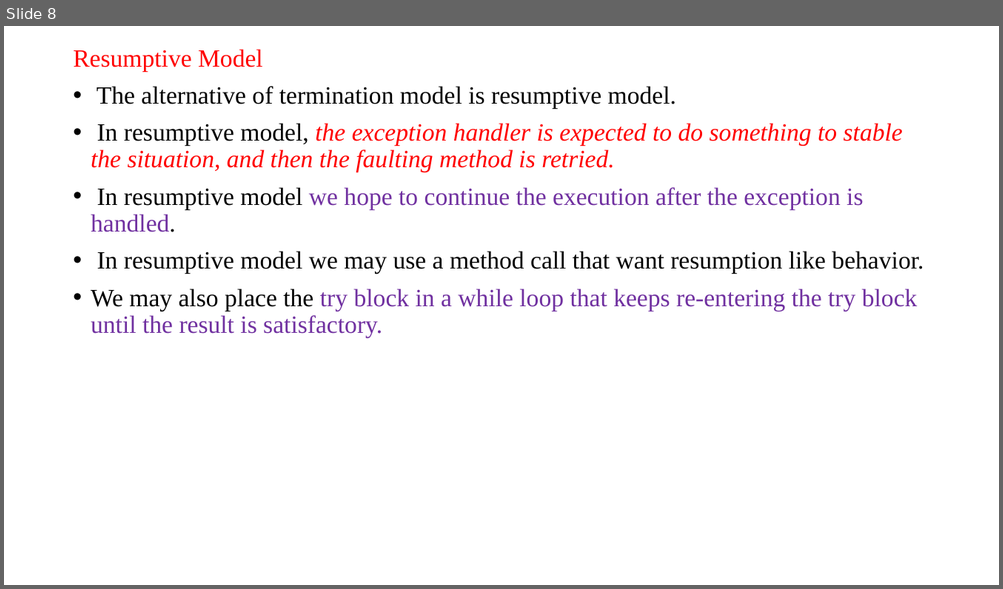
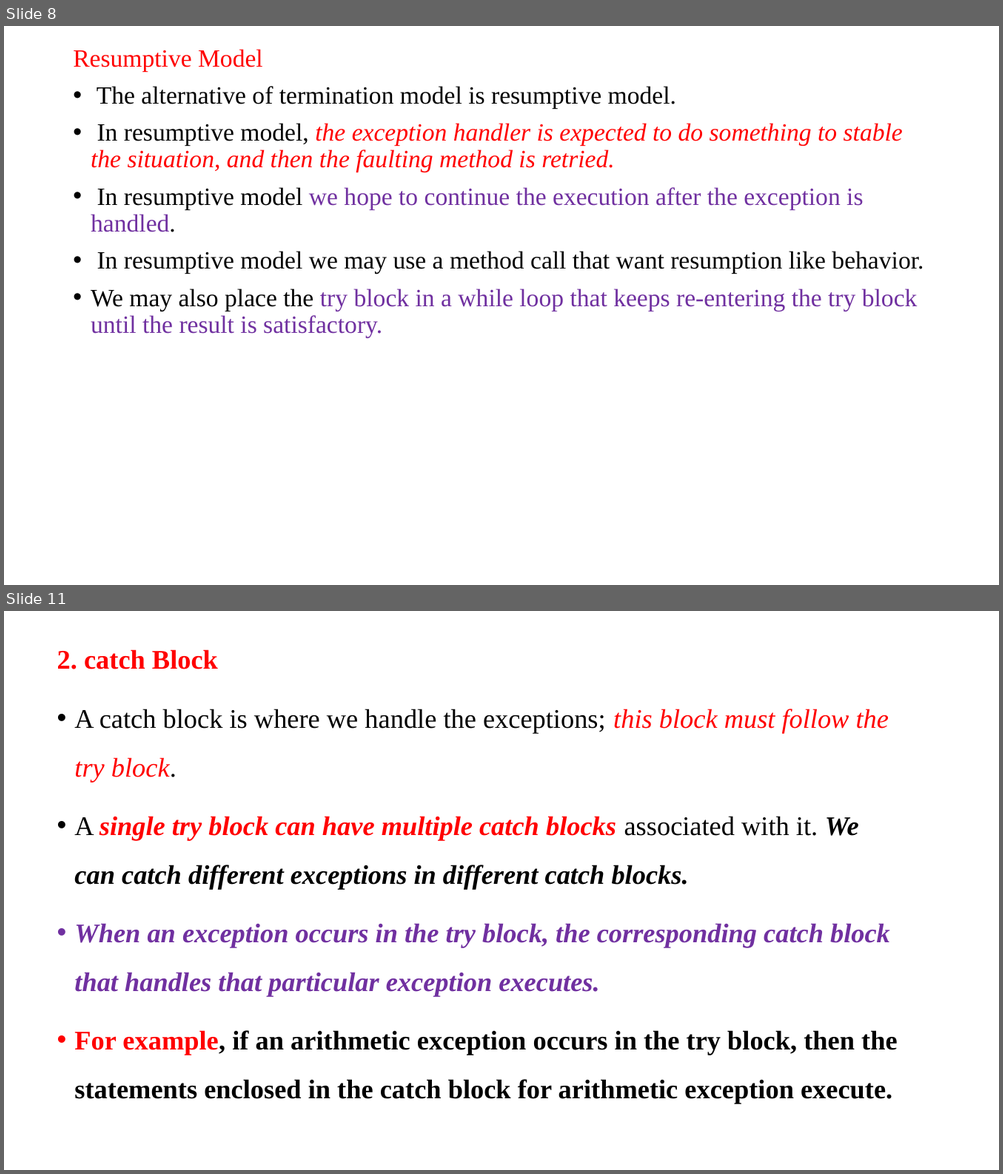
Before and after one commit to anvesh1987/Java-Programs-CSE-G, a slide deck: UNIT–III.ppt. Shown one above the other, each under a label of ours: slide 8 before the commit, slides 8 and 11 after it; the slides between them are not shown. The pictures are 1003x589 and 1003x1174 pixels, drawn with LibreOffice and Linux fonts; fonts in the diff are those of the drawing. Boxes give left, top, right and bottom in pixels: in the first picture for what was removed or moved away, otherwise in the second. Text is boxed around its words. In the diff, an @@ line names an element or a change of style, - is before the commit and + after.

```diff
--- a/UNIT–III.ppt
+++ b/UNIT–III.ppt
@@ slide 11 added at <box>4,611,999,1170</box>, background #FFFFFF @@
@@ text added at <box>57,649,896,1104</box>, 26 pt, text #000000, bold, italic @@
+2. catch Block
+• A catch block is where we handle the exceptions; this block must follow the try block.
+• A single try block can have multiple catch blocks associated with it. We can catch different exceptions in different catch blocks.
+• When an exception occurs in the try block, the corresponding catch block that handles that particular exception executes.
+• For example, if an arithmetic exception occurs in the try block, then the statements enclosed in the catch block for arithmetic exception execute.
```
Also in this commit, not shown: 7 other slides added.
